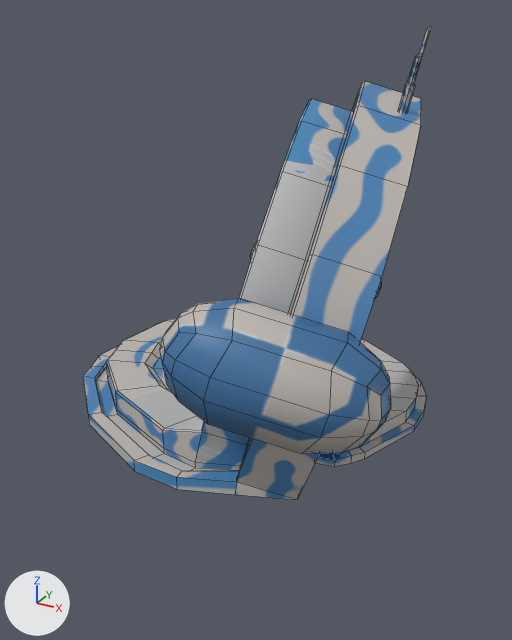
The FBX model Project_Neptune/MOBA_Neptune/Assets/Art/Environment/S_Portal.fbx: old version first, new version second.
Both versions are drawn from a 50 mm camera at (5.0, -9.55, 5.85) aimed at (0.03, -0.51, 1.33). Arrows for +X, +Y and +Z are at lower left; the lights stay in place. Mesh edges are drawn as thin lines. Where no turn or scale is listed for an object, it has been applied to the vertices. Vertices at the same position are counted once.

Script lines for the objects in view, before the commit:
```python
me_mesh = bpy.data.meshes.new('Mesh')
me_mesh.from_pydata(...)  # 534 vertices, 511 faces; spans x -2.97..2.97, y -3.99..3.99, z -0.07..5.65
me_mesh.materials.append(mat_m_tower)  # picture img_m_tower_bc_png
ob_s_portal = bpy.data.objects.new('S_Portal', me_mesh)
ob_s_portal.location = (0.0, 0.0, 0.0)
```
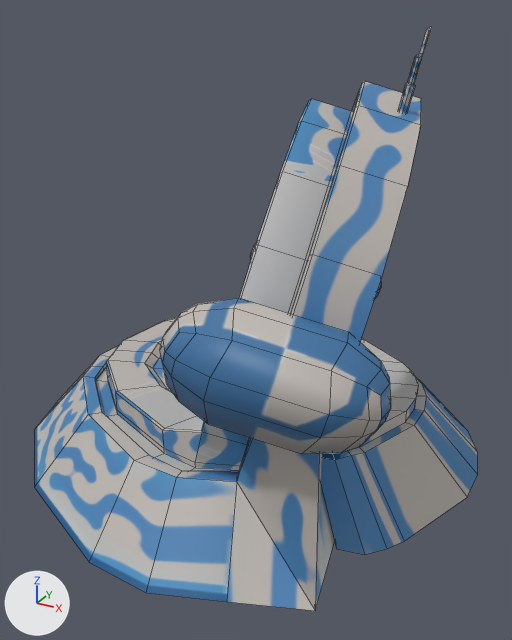
Where the change shows, as pixel boxes (x1, y1, x2, y2) in the pictures (512 x 640 px; the box of a moved part takes in the faces that stretch with it):
```json
{"object": "S_Portal", "change": "reshaped", "before": [83, 27, 432, 500], "after": [34, 27, 478, 611], "on screen": "27% wider, 23% taller"}
{"part": 1, "of": "me_mesh", "change": "moved or reshaped", "before": [83, 379, 426, 500], "after": [34, 360, 478, 611]}
```

The change, as JSON lines over the scene's bpy script:
```json
{"block": "me_mesh", "where": "# used by ob_s_portal; location = (0.0, 0.0, 0.0)"}
{"op": "remove", "block": "me_mesh", "code": "me_mesh.from_pydata(...)  # 534 vertices, 511 faces; spans x -2.97..2.97, y -3.99..3.99, z -0.07..5.65"}
{"op": "add", "block": "me_mesh", "code": "me_mesh.from_pydata(...)  # 531 vertices, 511 faces; spans x -3.9..3.57, y -4.22..3.99, z -0.96..5.65"}
{"block": "me_mesh", "change": "me_mesh part 1"}
{"block": "me_mesh", "change": "5 vertices are removed from x -0.92..1.82, y -2.95..2.53, z -0.05..0.15"}
{"block": "me_mesh", "change": "9 faces are deleted"}
{"block": "me_mesh", "change": "26 vertices move from x -2.97..2.65, y -3.23..2.81, z -0.07..-0.02 to x -3.9..3.57, y -4.22..3.8, z -0.96..-0.89"}
{"block": "me_mesh", "change": "2 vertices are added at (1.45, -3.85, -0.92), (2.47, -3.45, -0.93)"}
{"block": "me_mesh", "change": "9 new faces join them"}
```
